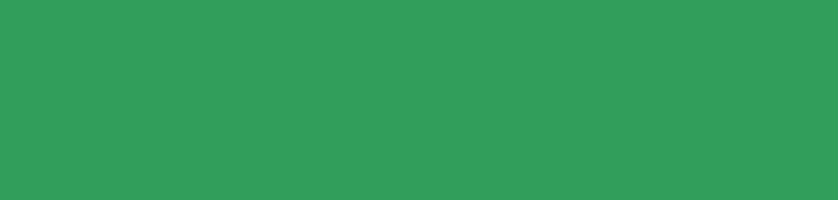
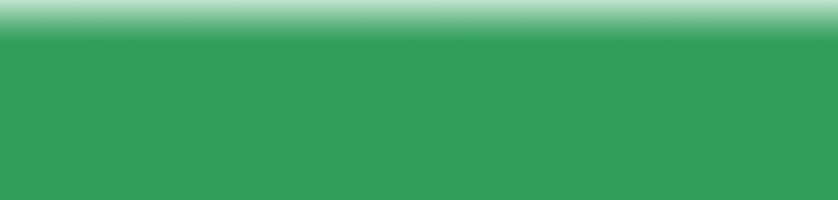
Layer changes from the first 838x200 image to the second:
painted on "Layer 1" over [0, 0, 838, 41]
